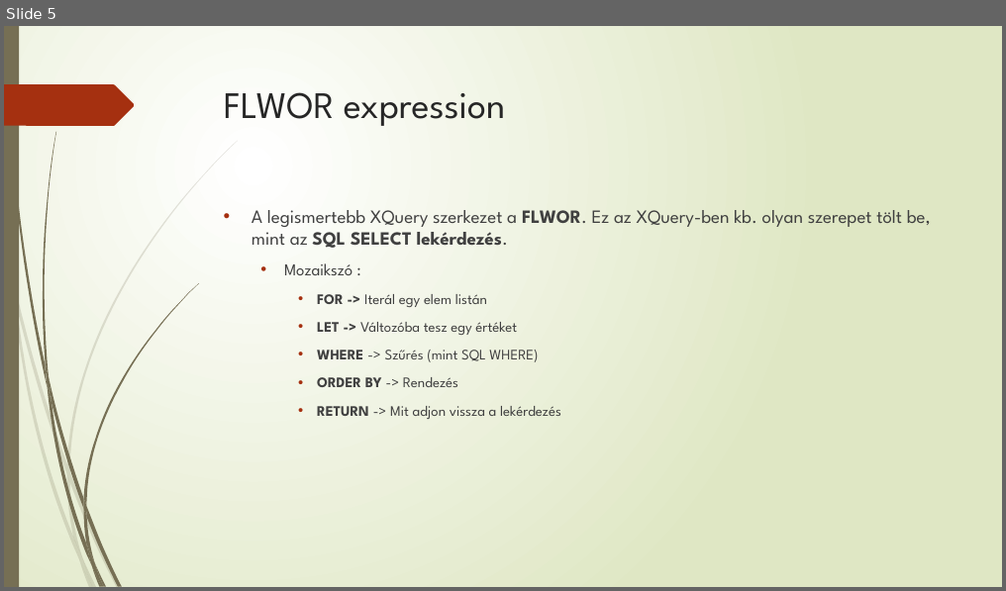
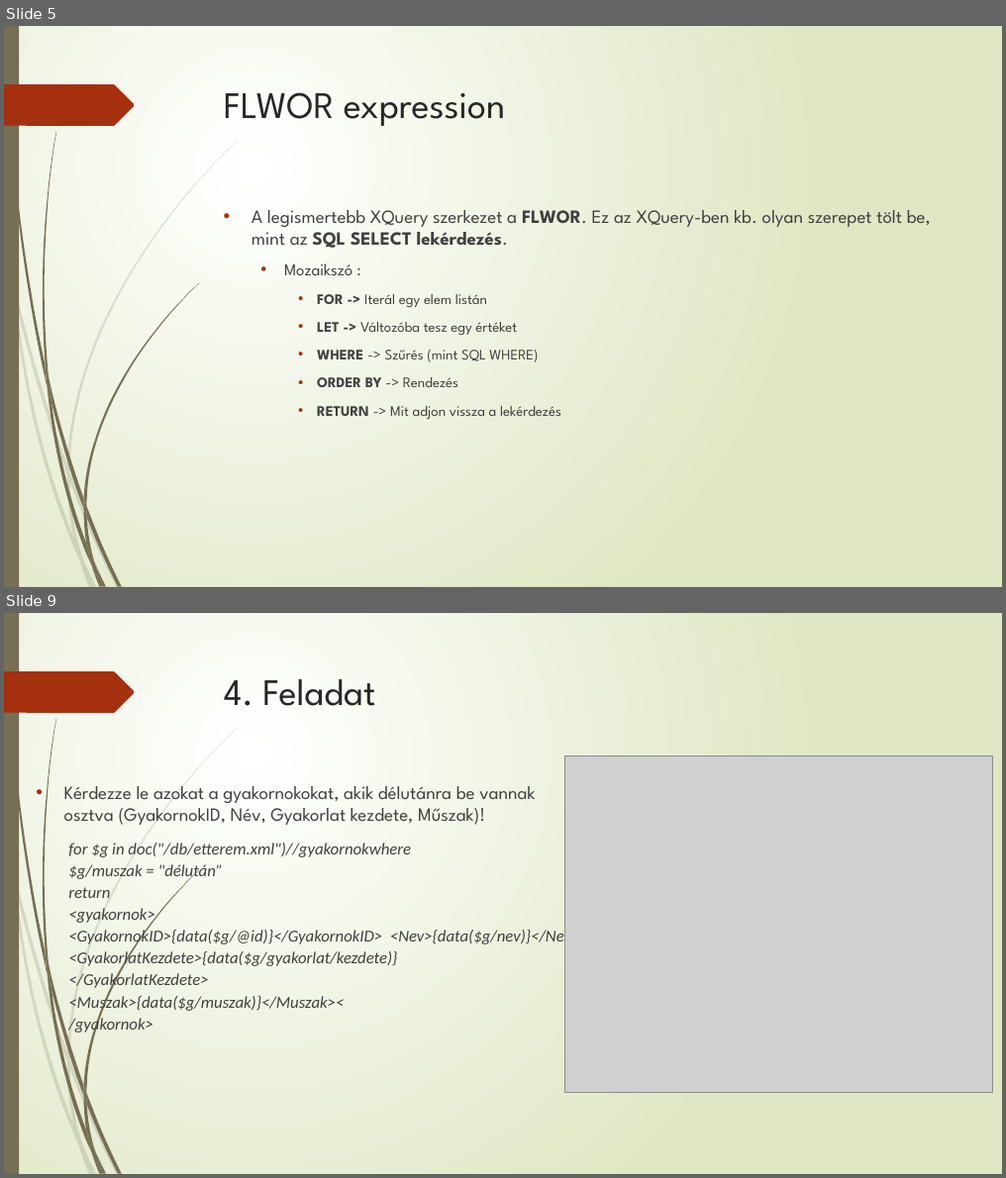
Before and after one commit to szaloczy/Y4O4X0_MDBPract, a slide deck: Y4O4X0_0318/Xquery.pptx. Shown one above the other, each under a label of ours: slide 5 before the commit, slides 5 and 9 after it; the slides between them are not shown. The pictures are 1006x591 and 1006x1178 pixels, drawn with LibreOffice and Linux fonts; fonts in the diff are those of the drawing; grey boxes stand for pictures. Boxes give left, top, right and bottom in pixels: in the first picture for what was removed or moved away, otherwise in the second. Text is boxed around its words. In the diff, an @@ line names an element or a change of style, - is before the commit and + after.

```diff
--- a/Y4O4X0_0318/Xquery.pptx
+++ b/Y4O4X0_0318/Xquery.pptx
@@ slide 9 added at (4, 613, 1002, 1174), background gradient #FFFFFF to #DFE8C4; not listed: 24 template elements that a slide beside it also shows @@
@@ title added at (224, 679, 375, 706), 36 pt, text #262626 @@
+4. Feladat
@@ picture added at (564, 756, 992, 1093) @@
@@ text added at (64, 786, 580, 1034), 16 pt, text #404040, italic @@
+• Kérdezze le azokat a gyakornokokat, akik délutánra be vannak osztva (GyakornokID, Név, Gyakorlat kezdete, Műszak)!
+  for $g in doc("/db/etterem.xml")//gyakornokwhere
+  $g/muszak = "délután”
+  return
+  <gyakornok>
+  <GyakornokID>{data($g/@id)}</GyakornokID> <Nev>{data($g/nev)}</Nev> <GyakorlatKezdete>{data($g/gyakorlat/kezdete)}
+  </GyakorlatKezdete>
+  <Muszak>{data($g/muszak)}</Muszak><
+  /gyakornok>
```
Also in this commit, not shown: 2 slides changed, 4 other slides added, 2 other files.
